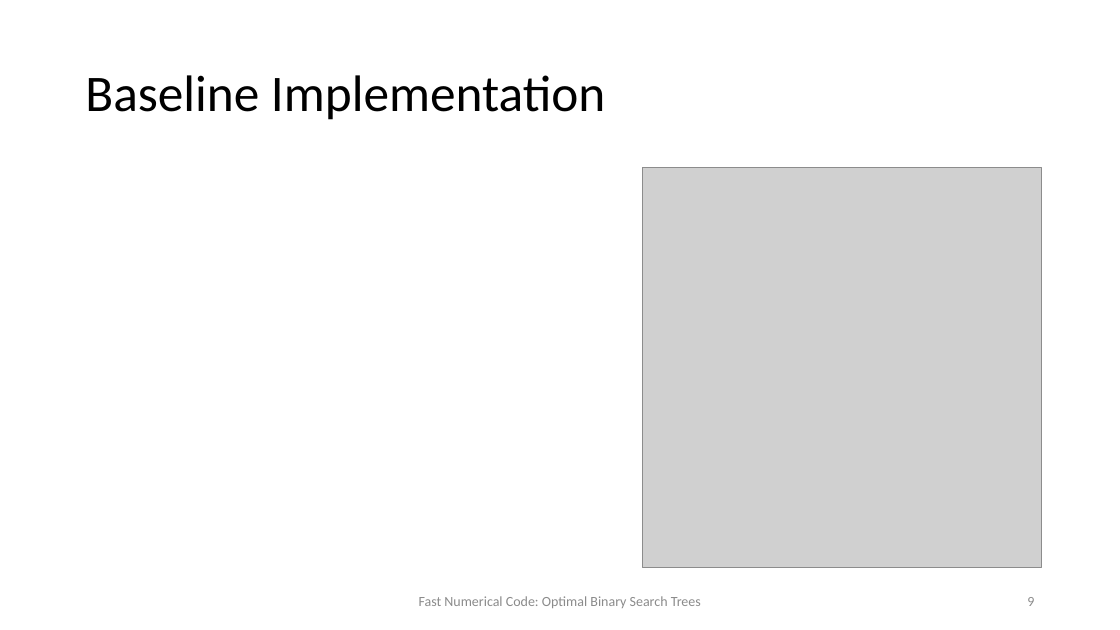
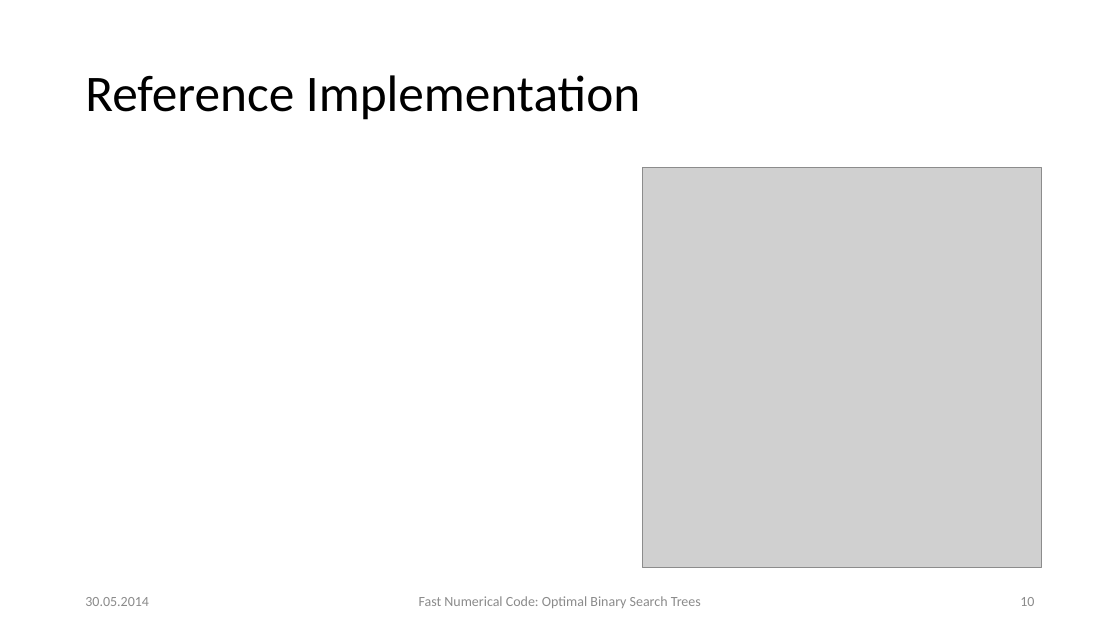
Before and after one commit to d-s-d/FNC14-BST, a slide deck: slide 10 of presentation/presentation.pptx (slide 9 before the commit). Drawn at 1120x630 pixels with LibreOffice and Linux fonts; fonts in the diff are those of the drawing; grey boxes stand for pictures. Boxes give left, top, right and bottom in pixels: in the first picture for what was removed or moved away, otherwise in the second. Text is boxed around its words. In the diff, an @@ line names an element or a change of style, - is before the commit and + after.

```diff
--- a/presentation/presentation.pptx
+++ b/presentation/presentation.pptx
@@ title at bbox=[85, 75, 640, 120]: text changed @@
-Baseline Implementation
+Reference Implementation
@@ text added at bbox=[85, 597, 149, 606], 12 pt, text #8C8C8C @@
+30.05.2014
@@ page number at bbox=[1020, 597, 1034, 606]: text changed @@
-9
+10
```
Also in this commit, not shown: 25 other slides changed, 10 slides added, 9 other files.
